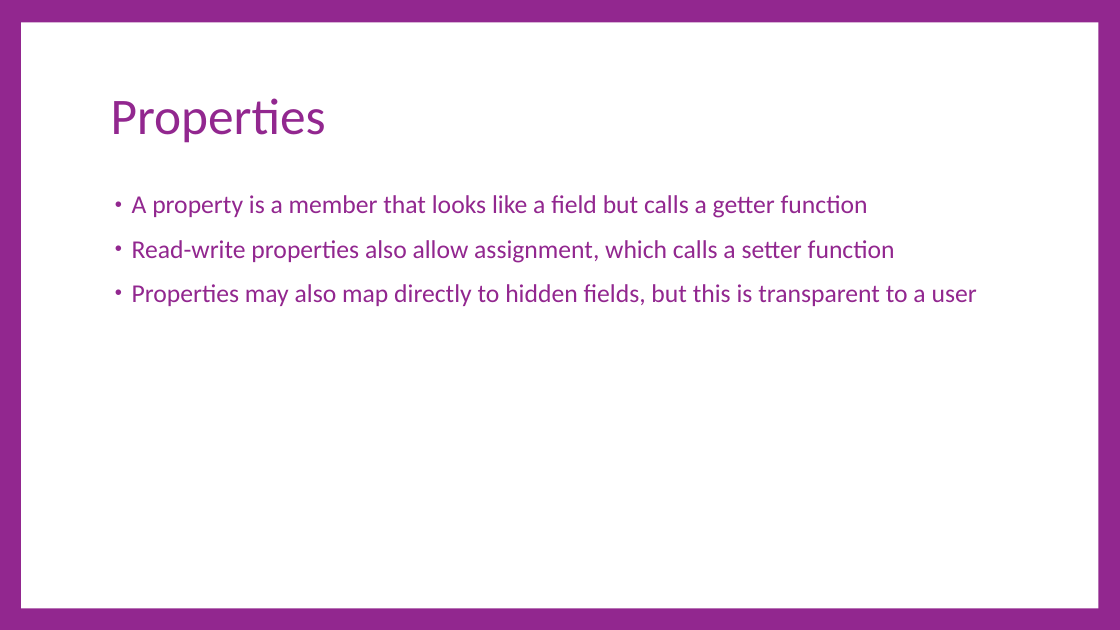
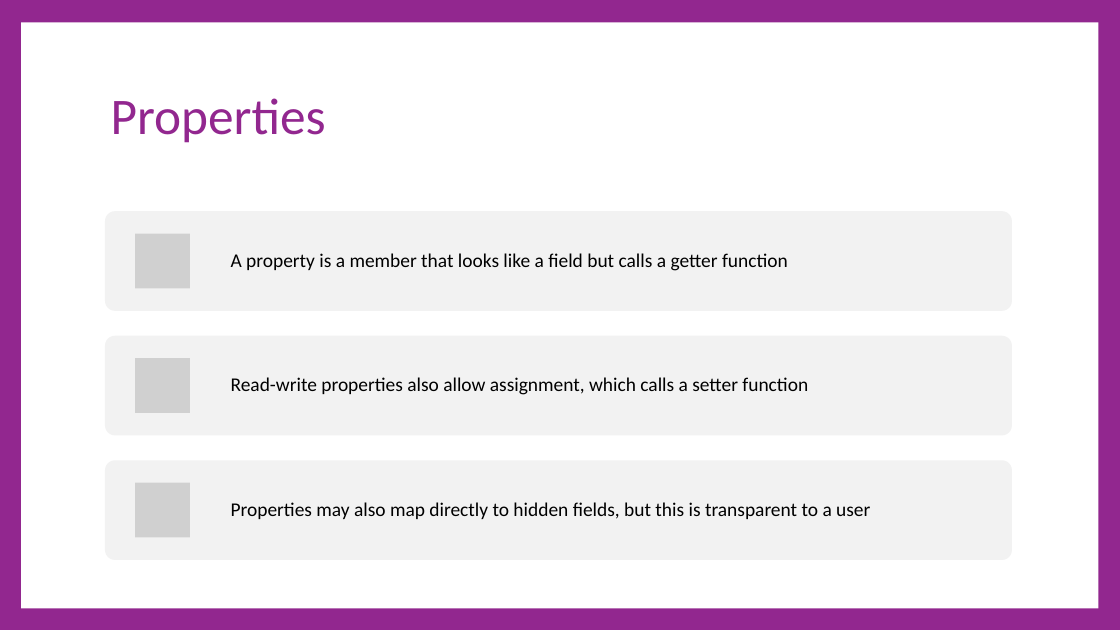
Before and after one commit to cdiggins/cs321, a slide deck: slide 11 of class-notes/cs321-winter-2023-lecture-10-classes.pptx (slide 10 before the commit). Drawn at 1120x630 pixels with LibreOffice and Linux fonts; fonts in the diff are those of the drawing; grey boxes stand for pictures. Boxes give left, top, right and bottom in pixels: in the first picture for what was removed or moved away, otherwise in the second. Text is boxed around its words. In the diff, an @@ line names an element or a change of style, - is before the commit and + after.

```diff
--- a/class-notes/cs321-winter-2023-lecture-10-classes.pptx
+++ b/class-notes/cs321-winter-2023-lecture-10-classes.pptx
@@ text removed at bbox=[132, 195, 977, 306] @@
-• A property is a member that looks like a field but calls a getter function
-• Read-write properties also allow assignment, which calls a setter function
-• Properties may also map directly to hidden fields, but this is transparent to a user
@@ group added at bbox=[105, 211, 1012, 560]: 3 rounded rectangles, 3 pictures, 3 texts @@
+A property is a member that looks like a field but calls a getter function
+Read-write properties also allow assignment, which calls a setter function
+Properties may also map directly to hidden fields, but this is transparent to a user
```
Also in this commit, not shown: 18 other slides changed, 7 slides removed, 1 other file.
